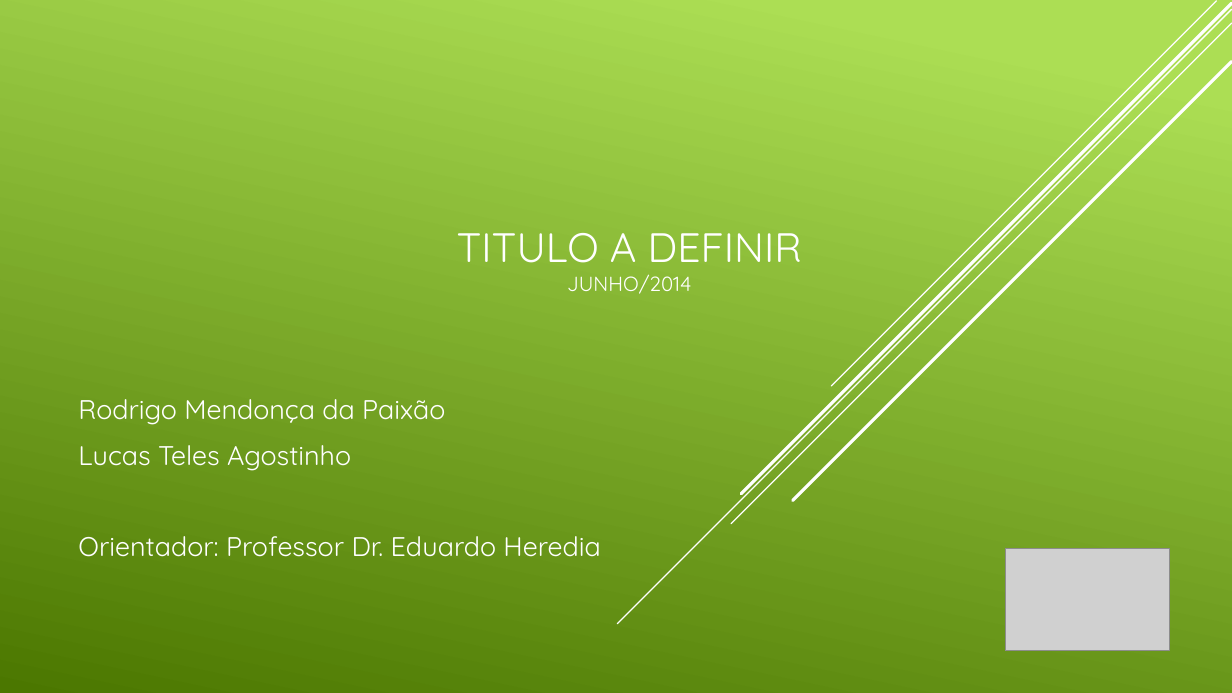
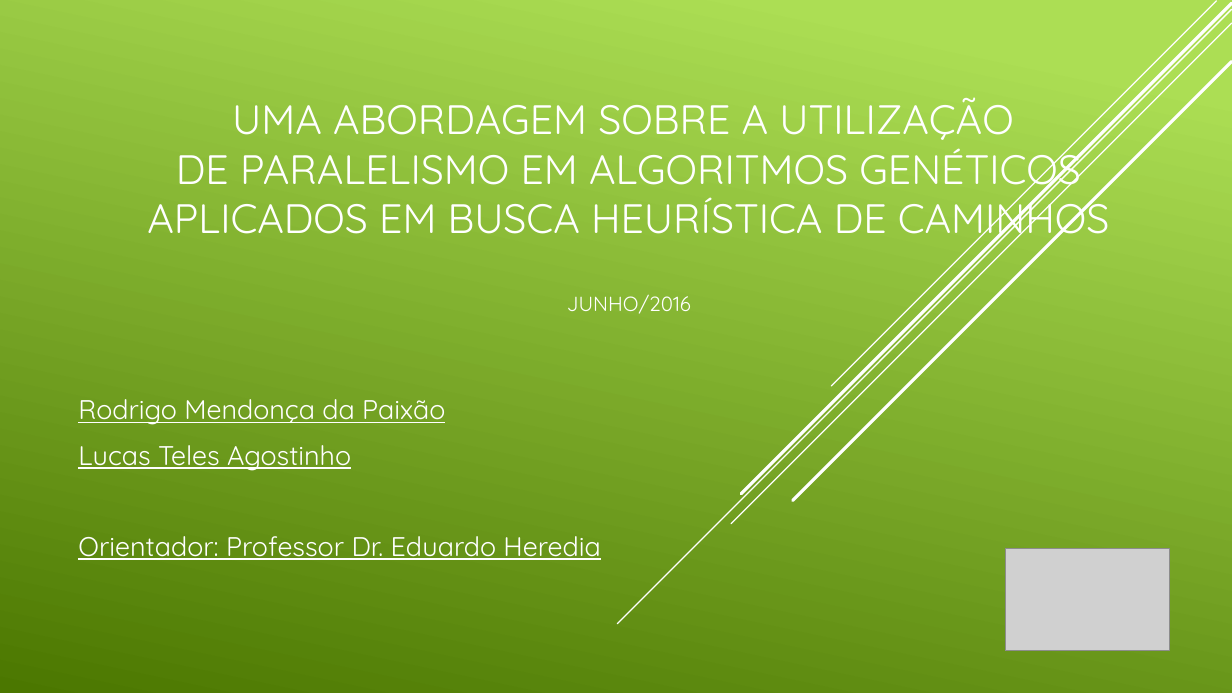
Before and after one commit to GDPLTDA/SenacTCC, a slide deck: slide 1 of Apresentação.pptx. Drawn at 1232x693 pixels with LibreOffice and Linux fonts; fonts in the diff are those of the drawing; grey boxes stand for pictures. Boxes give left, top, right and bottom in pixels: in the first picture for what was removed or moved away, otherwise in the second. Text is boxed around its words. In the diff, an @@ line names an element or a change of style, - is before the commit and + after.

```diff
--- a/Apresentação.pptx
+++ b/Apresentação.pptx
@@ title at bbox=[147, 97, 1110, 314]: text changed @@
-TITULO A DEFINIR
-JUNHO/2014
+UMA ABORDAGEM SOBRE A UTILIZAÇÃO
+DE PARALELISMO EM ALGORITMOS GENÉTICOS APLICADOS EM BUSCA HEURÍSTICA DE CAMINHOS
+JUNHO/2016
@@ subtitle "Rodrigo Mendonça da Paixão" at bbox=[78, 399, 600, 560]: underline on @@
```
Also in this commit, not shown: 7 other slides changed, 2 other files.
